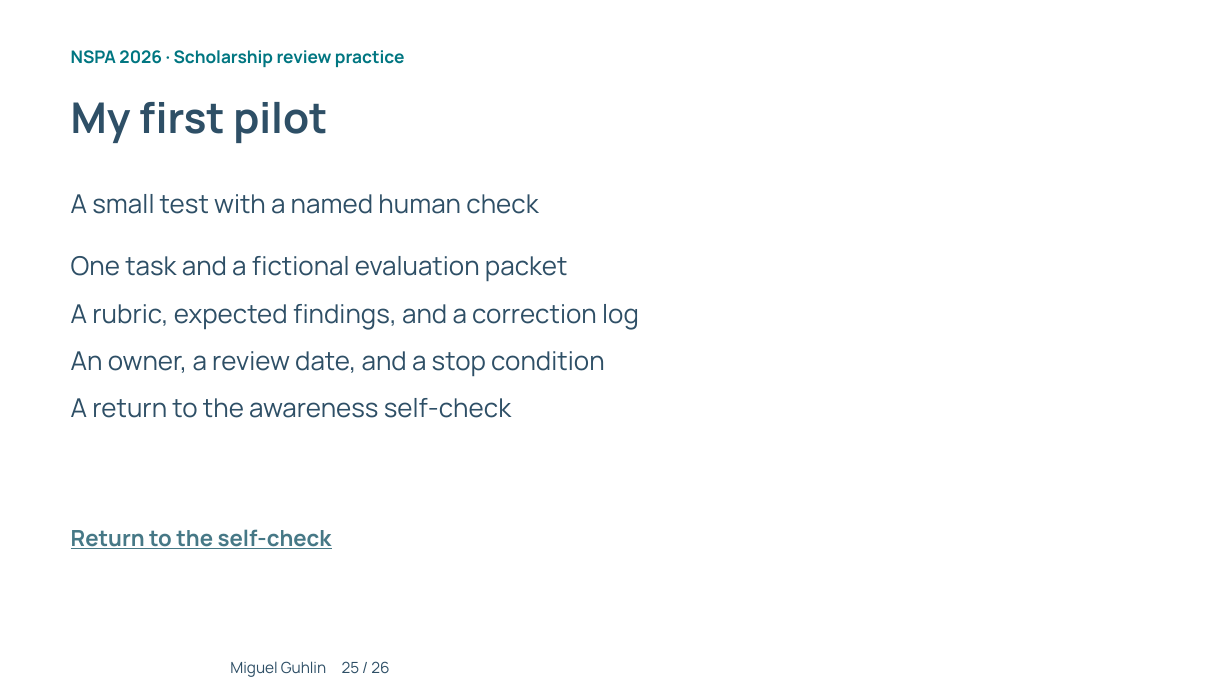
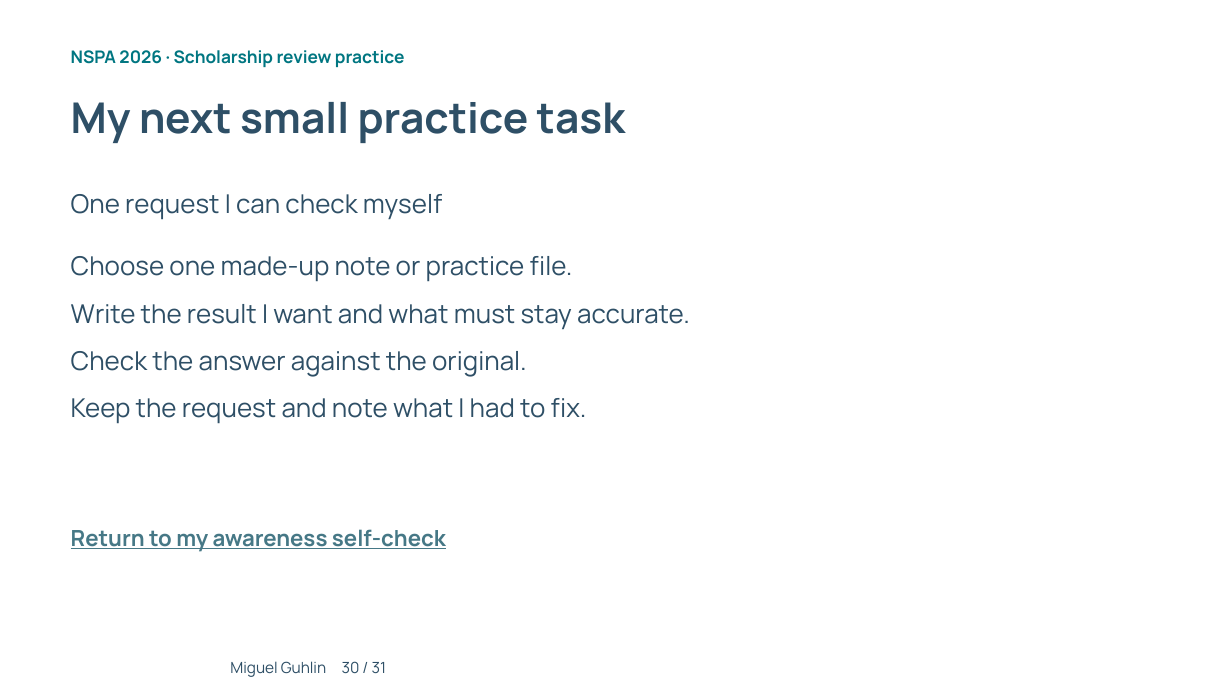
Before and after one commit to mguhlin/nspa, a slide deck: slide 30 of 2026/p/slides/ai-prompting-scholarship-review.pptx (slide 25 before the commit). Drawn at 1232x693 pixels with LibreOffice and Linux fonts; fonts in the diff are those of the drawing; background and template pictures are left out. Boxes give left, top, right and bottom in pixels: in the first picture for what was removed or moved away, otherwise in the second. Text is boxed around its words. In the diff, an @@ line names an element or a change of style, - is before the commit and + after.

Commit message:
Simplify AI practice and assessment with introductory concepts and pictures

```diff
--- a/2026/p/slides/ai-prompting-scholarship-review.pptx
+++ b/2026/p/slides/ai-prompting-scholarship-review.pptx
@@ text at bbox=[71, 102, 625, 143]: text changed @@
-My first pilot
+My next small practice task
@@ text at bbox=[71, 194, 442, 220]: text changed @@
-A small test with a named human check
+One request I can check myself
@@ text at bbox=[71, 256, 573, 282]: text changed @@
-One task and a fictional evaluation packet
+Choose one made-up note or practice file.
@@ text at bbox=[71, 304, 690, 329]: text changed @@
-A rubric, expected findings, and a correction log
+Write the result I want and what must stay accurate.
@@ text at bbox=[71, 351, 527, 377]: text changed @@
-An owner, a review date, and a stop condition
+Check the answer against the original.
@@ text at bbox=[71, 398, 587, 424]: text changed @@
-A return to the awareness self-check
+Keep the request and note what I had to fix.
@@ text at bbox=[71, 529, 446, 552]: text changed @@
-Return to the self-check
+Return to my awareness self-check
@@ text at bbox=[230, 661, 387, 677]: text changed @@
-Miguel Guhlin 25 / 26
+Miguel Guhlin 30 / 31
```
Also in this commit, not shown: 8 other slides changed, 22 slides added, 17 slides removed, 33 other files.
